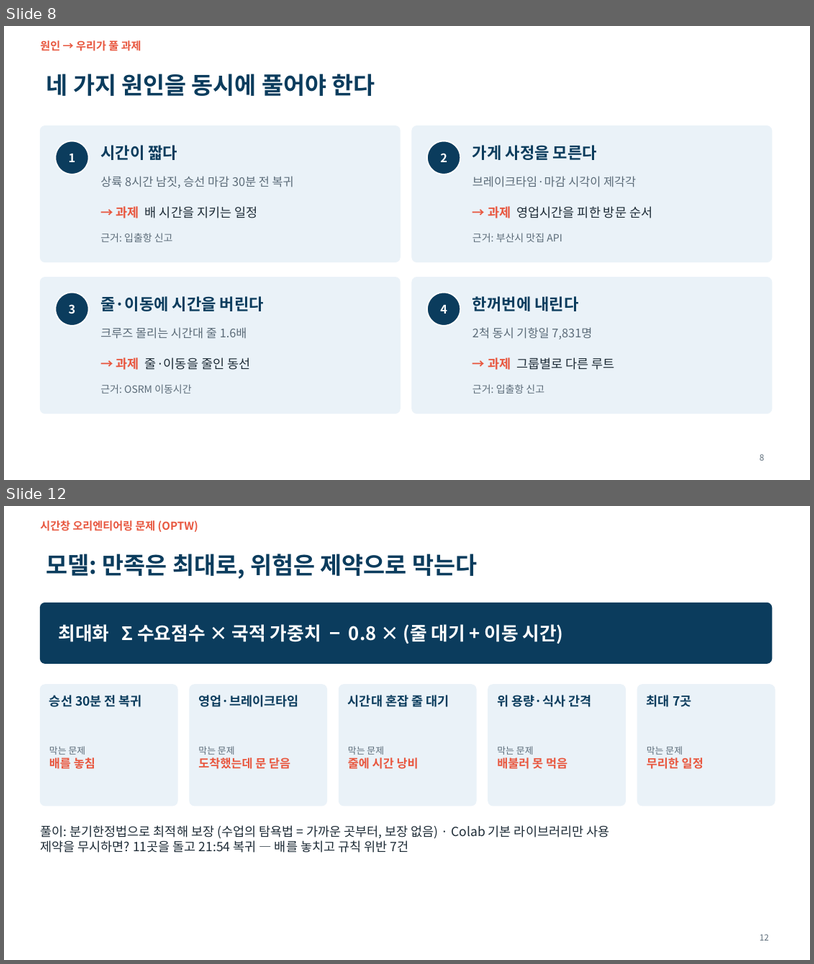
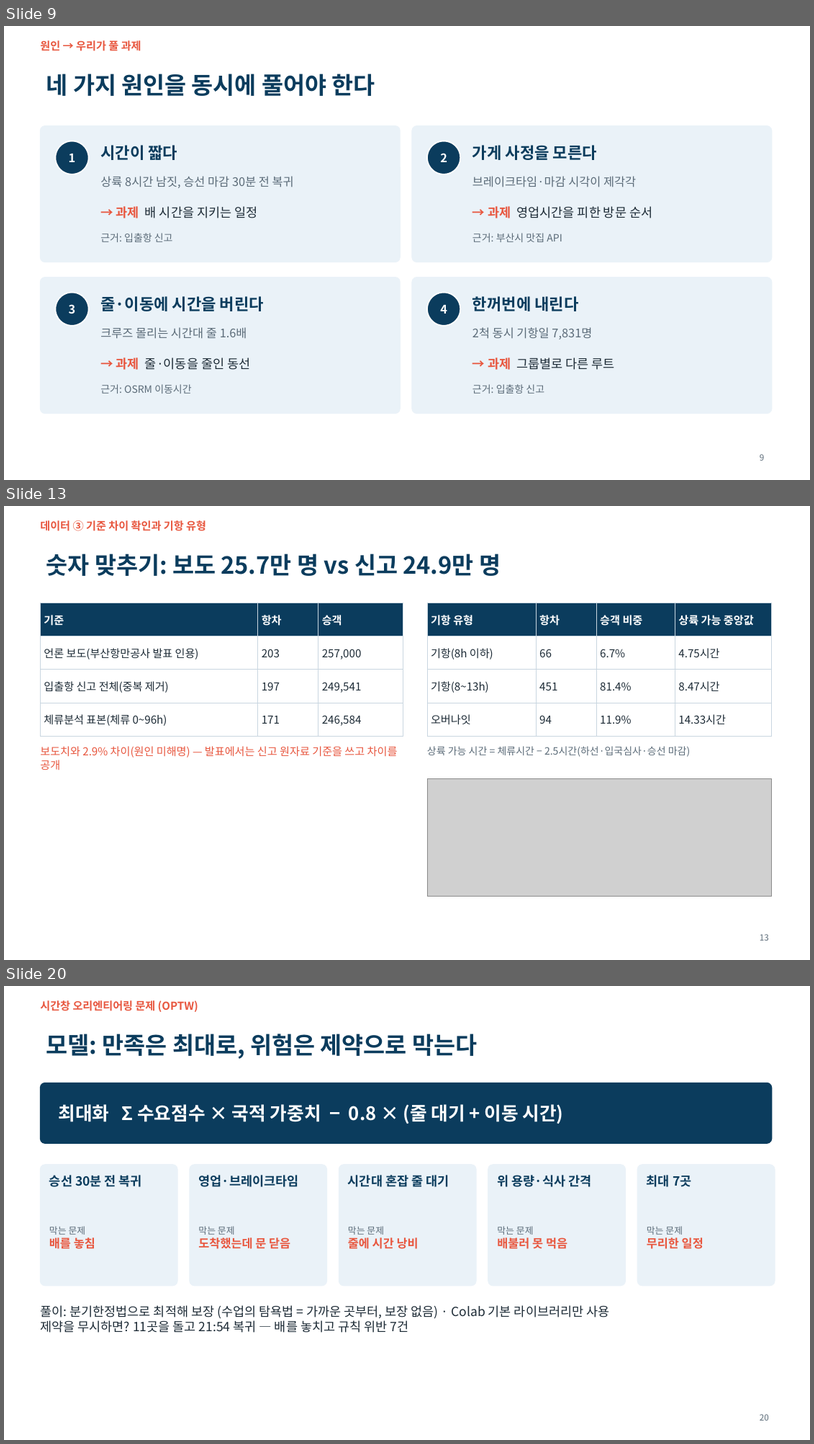
Before and after one commit to ddayoung03/busan-cruise-unpassing, a slide deck: 05_문서/3주차_발표자료.pptx. Shown one above the other, each under a label of ours: slides 8 and 12 before the commit, slides 9, 13 and 20 after it; the slides between them are not shown. The pictures are 814x964 and 814x1444 pixels, drawn with LibreOffice and Linux fonts; fonts in the diff are those of the drawing; grey boxes stand for pictures. Boxes give left, top, right and bottom in pixels: in the first picture for what was removed or moved away, otherwise in the second. Text is boxed around its words. In the diff, an @@ line names an element or a change of style, - is before the commit and + after.

```diff
--- a/05_문서/3주차_발표자료.pptx
+++ b/05_문서/3주차_발표자료.pptx
@@ slide 13 added at [4,506,810,960], background #FFFFFF @@
@@ text added at [40,520,206,531], 13 pt, text #E8573F, bold @@
+데이터 ③ 기준 차이 확인과 기항 유형
@@ title added at [46,554,501,576], 28 pt, text #0B3C5D, bold @@
+숫자 맞추기: 보도 25.7만 명 vs 신고 24.9만 명
@@ table added at [40,602,404,728], 4 rows, 3 columns @@
+기준 | 항차 | 승객
+언론 보도(부산항만공사 발표 인용) | 203 | 257,000
+입출항 신고 전체(중복 제거) | 197 | 249,541
+체류분석 표본(체류 0~96h) | 171 | 246,584
@@ table added at [427,602,772,728], 4 rows, 4 columns @@
+기항 유형 | 항차 | 승객 비중 | 상륙 가능 중앙값
+기항(8h 이하) | 66 | 6.7% | 4.75시간
+기항(8~13h) | 451 | 81.4% | 8.47시간
+오버나잇 | 94 | 11.9% | 14.33시간
@@ text added at [40,746,398,770], 13 pt, text #E8573F @@
+보도치와 2.9% 차이(원인 미해명) — 발표에서는 신고 원자료 기준을 쓰고 차이를 공개
@@ text added at [427,746,691,757], 12 pt, text #5B6B78 @@
+상륙 가능 시간 = 체류시간 − 2.5시간(하선·입국심사·승선 마감)
@@ picture added at [427,778,772,896] @@
@@ page number added at [760,934,769,940], 10 pt, text #5B6B78 @@
+13
@@ what was slide 8 is now slide 9 @@
@@ what was slide 12 is now slide 20 @@
@@ page number at [760,1414,769,1420]: text changed @@
-12
+20
```
Also in this commit, not shown: 8 slides changed, 8 other slides added, 3 other files.
